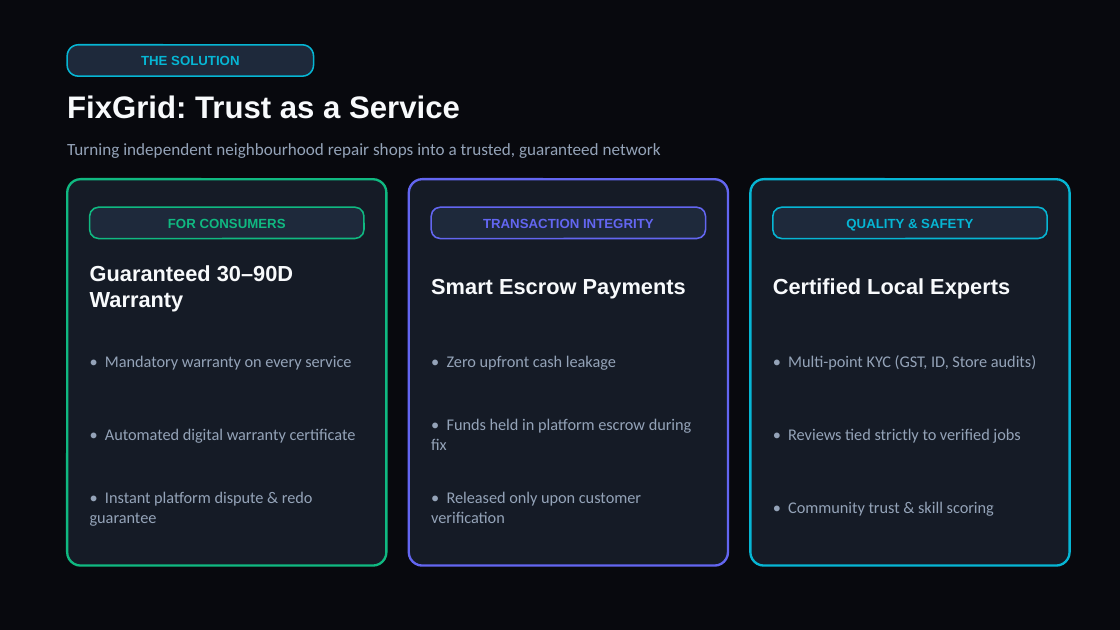
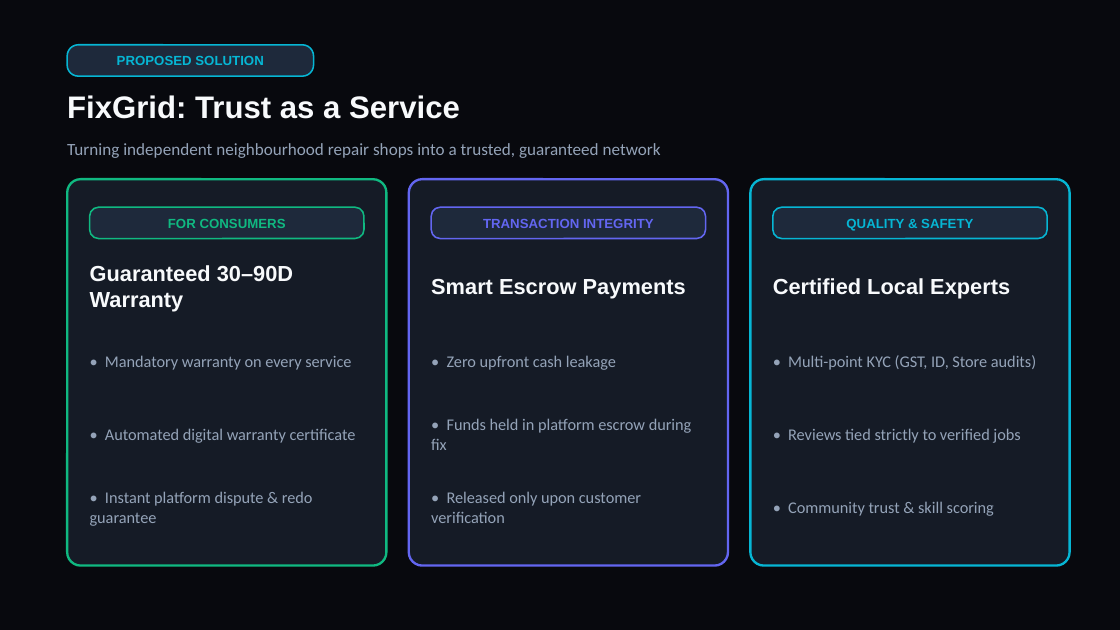
Before and after one commit to rishitjindal2011/FixGrid, a slide deck: slide 3 of FixGrid_Pitch_Deck.pptx. Drawn at 1120x630 pixels with LibreOffice and Linux fonts; fonts in the diff are those of the drawing. Boxes give left, top, right and bottom in pixels: in the first picture for what was removed or moved away, otherwise in the second. Text is boxed around its words. In the diff, an @@ line names an element or a change of style, - is before the commit and + after.

```diff
--- a/FixGrid_Pitch_Deck.pptx
+++ b/FixGrid_Pitch_Deck.pptx
@@ text at [117,56,263,65]: text changed @@
-THE SOLUTION
+PROPOSED SOLUTION
```
Also in this commit, not shown: 1 other slide changed, 11 other files.
